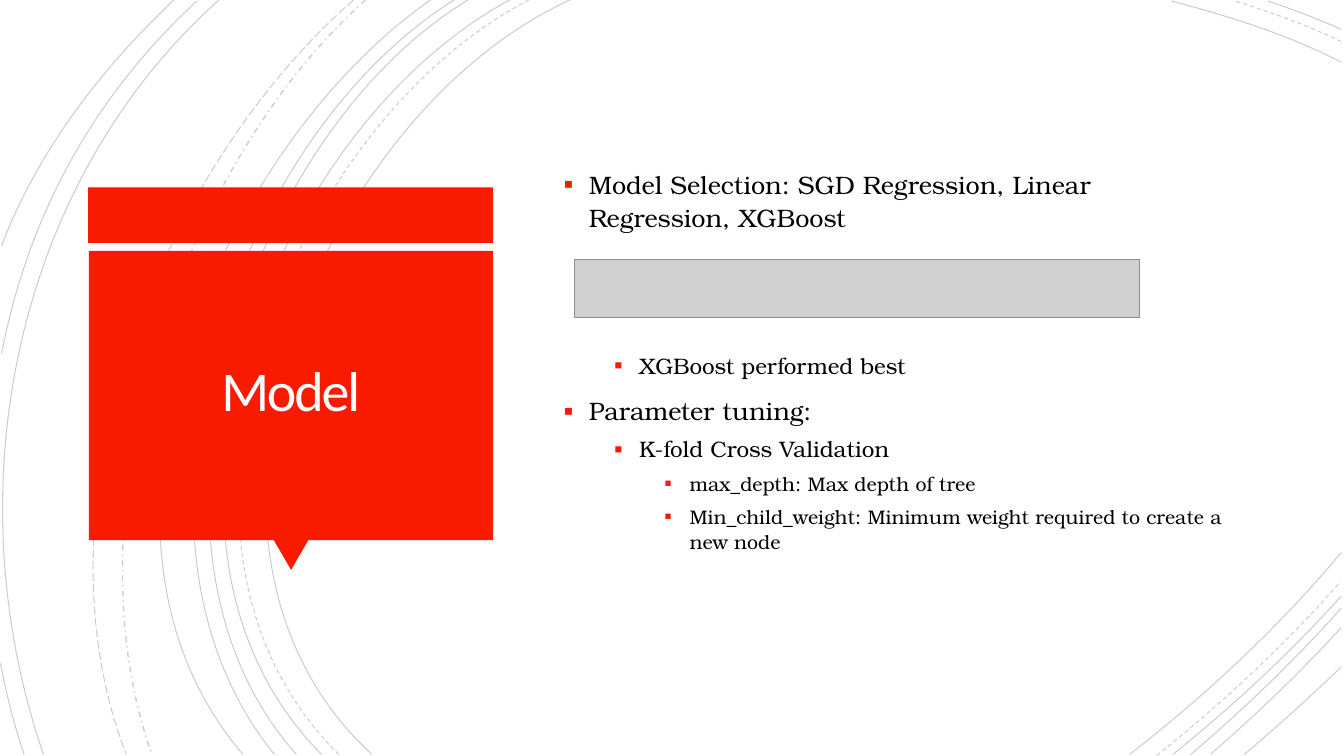
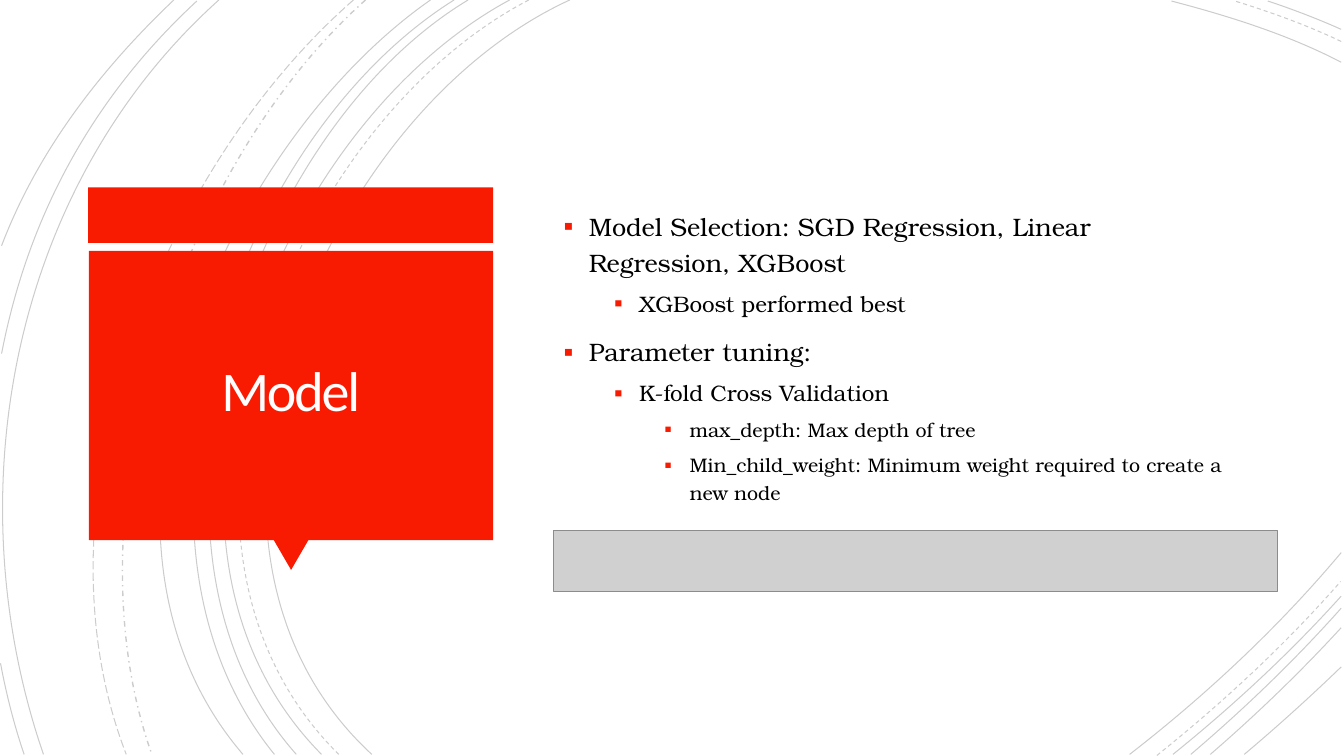
Before and after one commit to davepalazzo/Sentiment_Analysis_S-P_500, a slide deck: slide 9 of Economic_Forecasting.pptx. Drawn at 1344x756 pixels with LibreOffice and Linux fonts; fonts in the diff are those of the drawing; grey boxes stand for pictures. Boxes give left, top, right and bottom in pixels: in the first picture for what was removed or moved away, otherwise in the second. Text is boxed around its words. In the diff, an @@ line names an element or a change of style, - is before the commit and + after.

Commit message:
Update

```diff
--- a/Economic_Forecasting.pptx
+++ b/Economic_Forecasting.pptx
@@ text "Model Selection: SGD Regression, Linear ..." at (589,218,1221,500): line spacing 1.1 to 1.2 @@
@@ picture removed at (575,259,1140,318) @@
@@ picture added at (554,530,1277,592) @@
```
